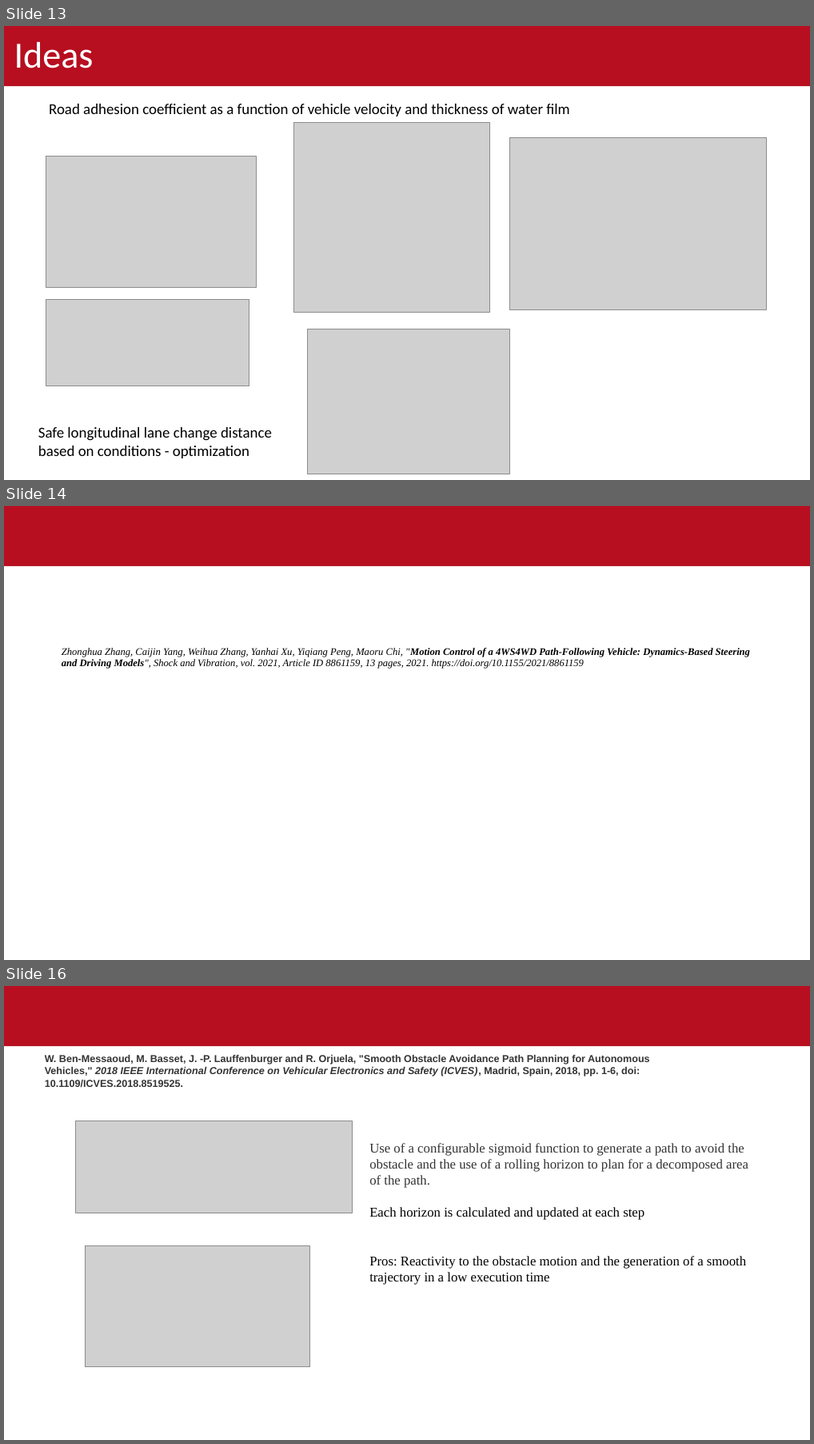
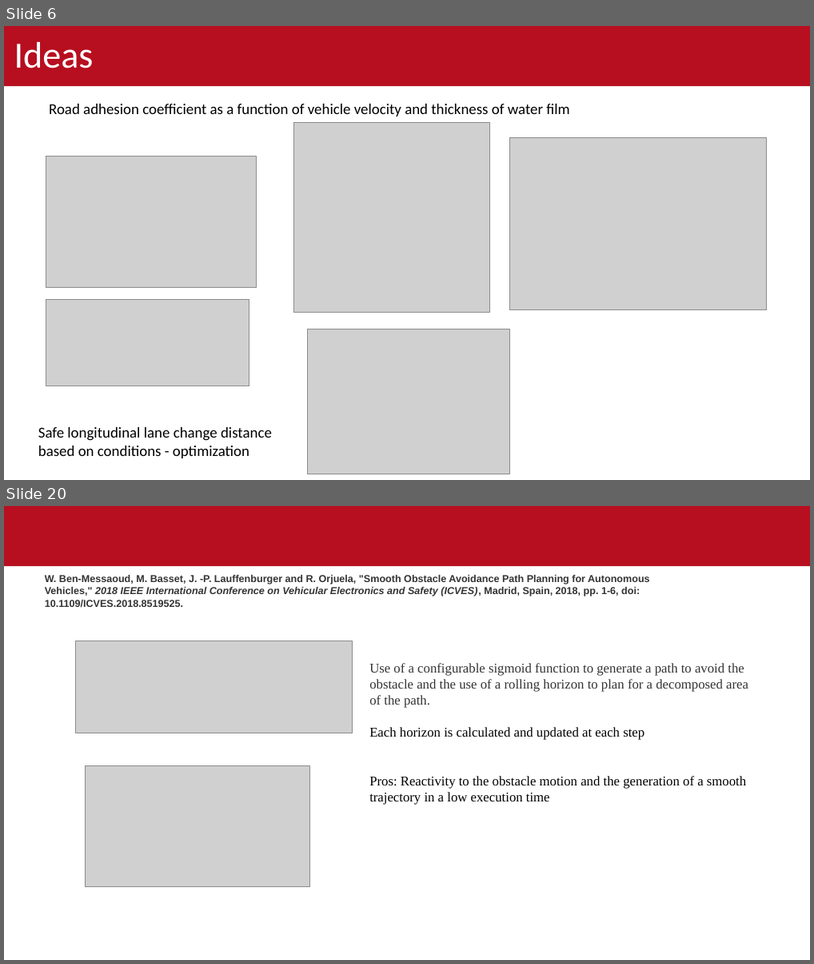
Before and after one commit to sandeepsulake96/Highway-motion-planning-using-artificial-potential-fields-with-environment-uncertainities, a slide deck: Thesis_outline.pptx. Shown one above the other, each under a label of ours: slides 13, 14 and 16 before the commit, slides 6 and 20 after it; the slides between them are not shown. The pictures are 814x1444 and 814x964 pixels, drawn with LibreOffice and Linux fonts; fonts in the diff are those of the drawing; grey boxes stand for pictures; background and template pictures are left out. Boxes give left, top, right and bottom in pixels: in the first picture for what was removed or moved away, otherwise in the second. Text is boxed around its words. In the diff, an @@ line names an element or a change of style, - is before the commit and + after.

```diff
--- a/Thesis_outline.pptx
+++ b/Thesis_outline.pptx
@@ slide 14 removed at [4,506,810,960], background #FFFFFF; not listed: 1 template element that a slide beside it also shows @@
@@ text removed at [62,648,750,668] @@
-Zhonghua Zhang, Caijin Yang, Weihua Zhang, Yanhai Xu, Yiqiang Peng, Maoru Chi, "Motion Control of a 4WS4WD Path-Following Vehicle: Dynamics-Based Steering and Driving Models", Shock and Vibration, vol. 2021, Article ID 8861159, 13 pages, 2021. https://doi.org/10.1155/2021/8861159
@@ what was slide 13 is now slide 6 @@
@@ what was slide 16 is now slide 20 @@
```
Also in this commit, not shown: 6 slides changed, 7 slides added, 2 other slides removed.
